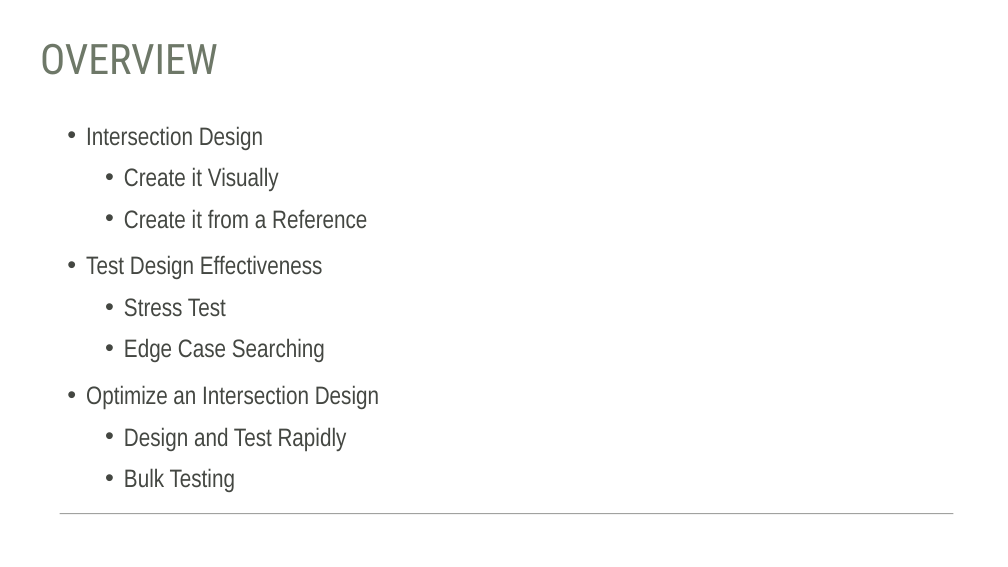
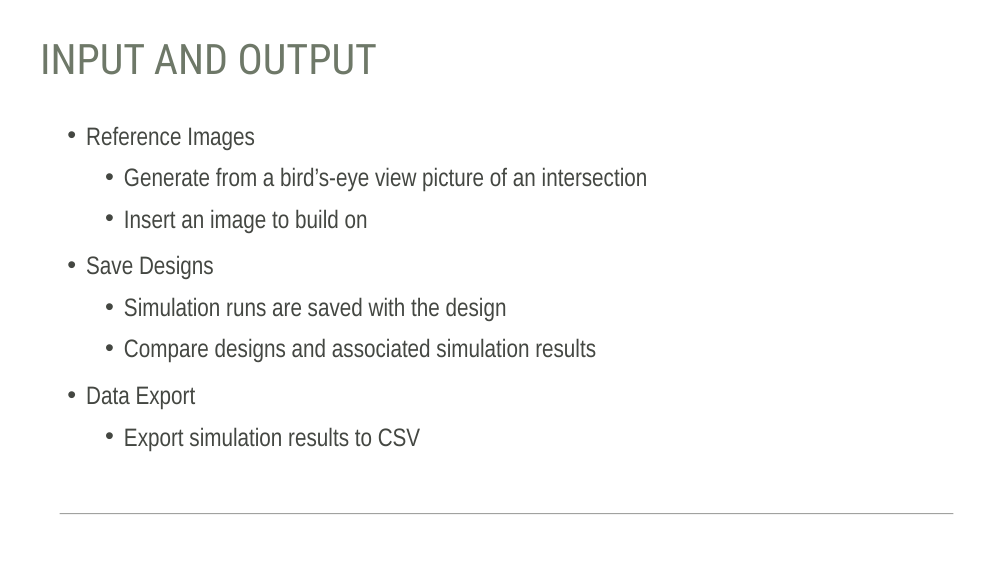
Before and after one commit to Team-Gala-JP/Team-Gala-JP, a slide deck: slide 2 of Traffic Sim.pptx. Drawn at 1008x567 pixels with LibreOffice and Linux fonts; fonts in the diff are those of the drawing. Boxes give left, top, right and bottom in pixels: in the first picture for what was removed or moved away, otherwise in the second. Text is boxed around its words. In the diff, an @@ line names an element or a change of style, - is before the commit and + after.

Commit message:
Input and Output Slide

```diff
--- a/Traffic Sim.pptx
+++ b/Traffic Sim.pptx
@@ title at [40, 44, 377, 75]: text changed @@
-OVERVIEW
+INPUT AND OUTPUT
@@ text at [86, 127, 648, 452]: text changed @@
-• Intersection Design
-  • Create it Visually
-  • Create it from a Reference
-• Test Design Effectiveness
-  • Stress Test
-  • Edge Case Searching
-• Optimize an Intersection Design
-  • Design and Test Rapidly
-  • Bulk Testing
+• Reference Images
+  • Generate from a bird’s-eye view picture of an intersection
+  • Insert an image to build on
+• Save Designs
+  • Simulation runs are saved with the design
+  • Compare designs and associated simulation results
+• Data Export
+  • Export simulation results to CSV
```
